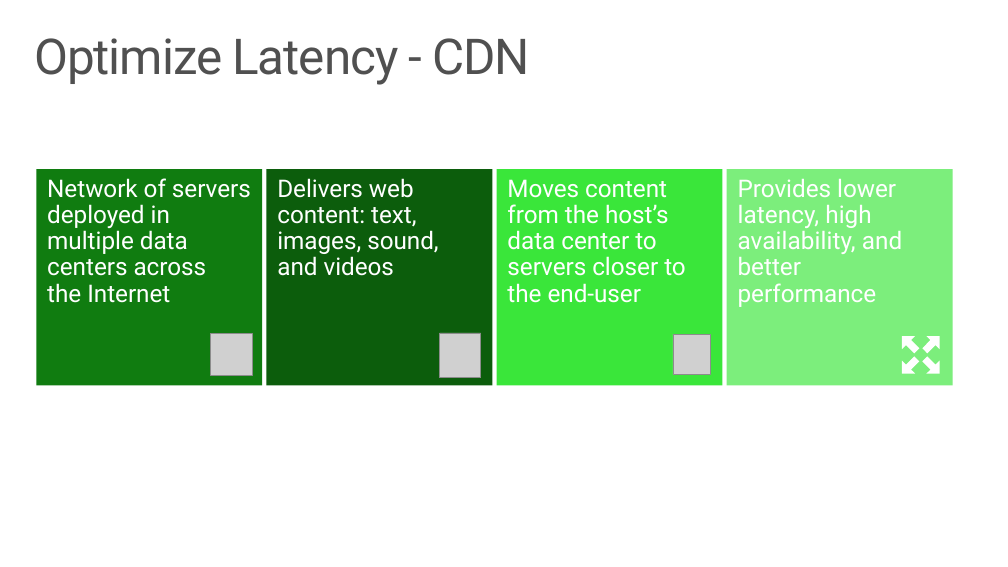
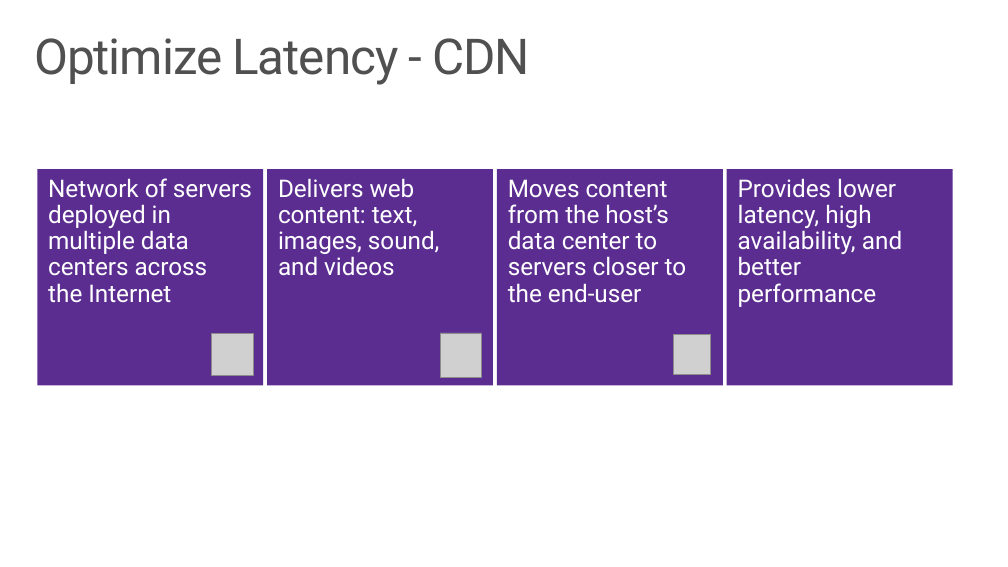
Before and after one commit to wely/DevCamp, a slide deck: slide 46 of Presentation/Module02-ModernCloudApps.pptx (slide 47 before the commit). Drawn at 1008x567 pixels with LibreOffice and Linux fonts; fonts in the diff are those of the drawing; grey boxes stand for pictures; background and template pictures are left out. Boxes give left, top, right and bottom in pixels: in the first picture for what was removed or moved away, otherwise in the second. Text is boxed around its words. In the diff, an @@ line names an element or a change of style, - is before the commit and + after.

```diff
--- a/Presentation/Module02-ModernCloudApps.pptx
+++ b/Presentation/Module02-ModernCloudApps.pptx
@@ rectangle "Network of servers deployed in ..." at (x1=37, y1=169, x2=263, y2=385): fill #107C10 to #5C2D91 @@
@@ rectangle "Delivers web content: text, images, ..." at (x1=267, y1=169, x2=493, y2=385): fill #0C5D0C to #5C2D91 @@
@@ rectangle "Moves content from the host’s ..." at (x1=497, y1=169, x2=723, y2=385): fill #3AE63A to #5C2D91 @@
@@ rectangle "Provides lower latency, high availability, ..." at (x1=727, y1=169, x2=953, y2=385): fill #7CEE7C to #5C2D91 @@
@@ fill #FFFFFF to #5C2D91 in 4 elements at (x1=902, y1=336, x2=919, y2=353), (x1=922, y1=336, x2=939, y2=353), (x1=902, y1=357, x2=919, y2=374), (x1=922, y1=357, x2=939, y2=374) @@
```
Also in this commit, not shown: 6 other slides changed, 1 slide removed.
